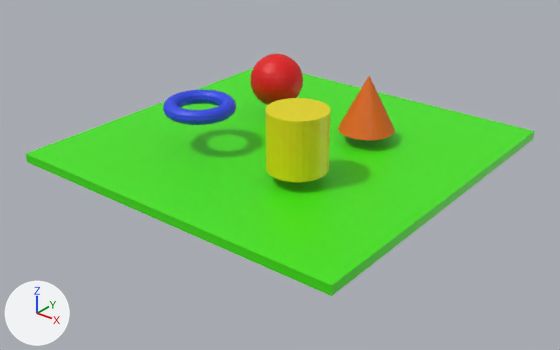
The glTF model Models/shapes.glb: old version first, new version second.
Before and after are seen from a camera (50 mm lens) standing at (15.64, -20.03, 10.96) and looking at (0.35, -0.91, -0.9). The axes (+X, +Y, +Z) are drawn at lower left. The lights are the same throughout. Where no turn or scale is listed for an object, it has been applied to the vertices.
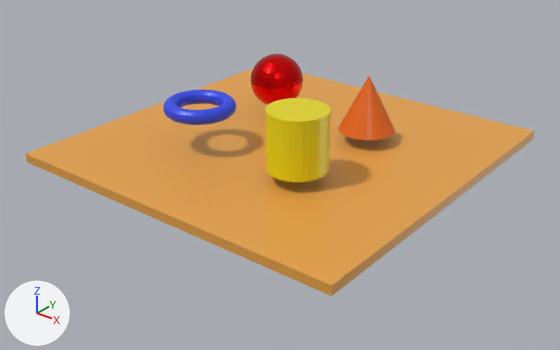
Pixel boxes (x1, y1, x2, y2) of what changed, in the pictures (560 x 350 px):
'Cube', recoloured (green to orange): (26, 68, 534, 296) in both
'Sphere', surface changed: (250, 54, 303, 105) in both

What the commit changed:
Material 'Green.001' (mat_green_001) changes colour from green #43e706 to orange #e7a347; in linear values from (0.0567, 0.8, 0.00182) to (0.8, 0.364, 0.0631).
In material 'Red.002' (mat_red_002), metallic goes from 0.0 to 0.91.
